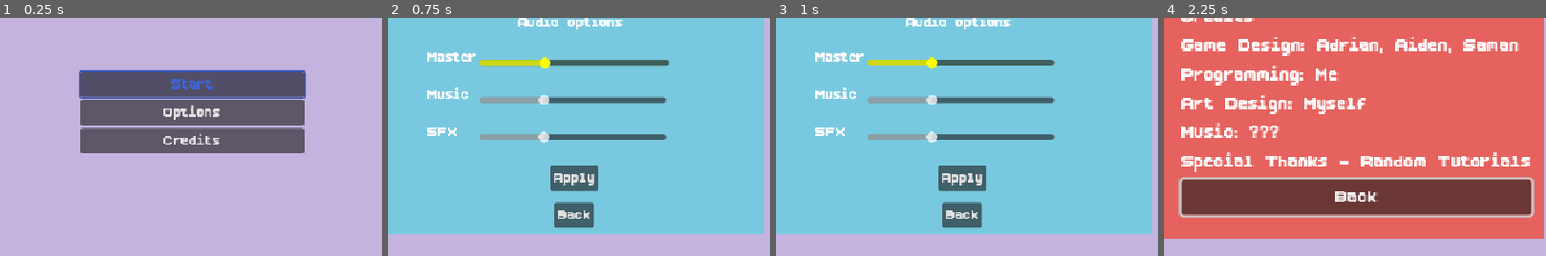
Above: before the commit, frames 1-4 (left to right).
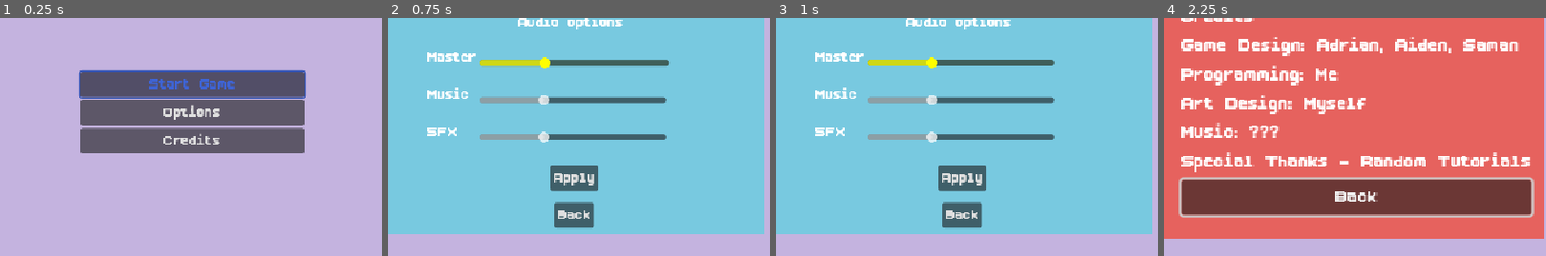
Above: after the commit, the same moments.

Repository: SirWadles/Untitled-Deck-Builder
Game: Godot game, scene res://scenes/main_menu.tscn
Same seed, same stepped clock (60 frames per second), same inputs: the game is played once before the commit and once after it.
Inputs:
- Up to frame 1 (0.25 s): no input
- Up to frame 2 (0.75 s): click "Options" at 0.5 s
- Up to frame 3 (1 s): no input
- Up to frame 4 (2.25 s): click "Apply" at 1.25 s; click "Credits" at 2 s
The pictures show only the part of the screen within x 25-75%, y 30-80%; the shares and areas given below are measured in that part.

The runs differ from the first frame. In frame 1, 0.7% of the frame differs, in the area x 39-62%, y 25-30%; in frame 2, nothing differs; in frame 3, nothing differs; in frame 4, nothing differs.

Commit message:
Translations (WIP)
Translations

Diff:
--- a/project.godot
+++ b/project.godot
@@ -27,6 +27,7 @@
 RelicManager="*res://scripts/relic_manager.gd"
 CharacterData="*res://scripts/character_data.gd"
 GlobalInputHandler="*res://scripts/global_input_handler.gd"
+TranslationManager="*res://translation_manager.gd"
 
 [display]
 
--- a/scenes/main_menu.tscn
+++ b/scenes/main_menu.tscn
@@ -1,8 +1,9 @@
-[gd_scene load_steps=10 format=3 uid="uid://ddgtnbpobb7o5"]
+[gd_scene load_steps=11 format=3 uid="uid://ddgtnbpobb7o5"]
 
 [ext_resource type="Script" uid="uid://wjiyap1g6tox" path="res://scripts/main_menu.gd" id="1_ekxnf"]
 [ext_resource type="FontFile" uid="uid://ck0hm2v3474rj" path="res://fonts/boldpixels/BoldPixels.ttf" id="1_l6cm7"]
 [ext_resource type="AudioStream" uid="uid://hribpwcyk1y4" path="res://sounds/ui/ui_main_button_climb.wav" id="3_8ln24"]
+[ext_resource type="Script" uid="uid://bvep4qhdip6ig" path="res://scripts/TranslatableButton.gd" id="3_jk1qb"]
 [ext_resource type="AudioStream" uid="uid://omssi1qfuq8h" path="res://sounds/ui/ui_main_button_invalid.wav" id="4_rtw2f"]
 [ext_resource type="AudioStream" uid="uid://bfaxysfie3laa" path="res://sounds/ui/ui_main_button_back.wav" id="5_oa1go"]
 [ext_resource type="AudioStream" uid="uid://csu04si0bluyt" path="res://sounds/songs/Ossatura - OPENER DRAFT 2(1).mp3" id="6_oa1go"]
@@ -64,18 +65,24 @@
 theme_override_fonts/font = ExtResource("1_l6cm7")
 theme_override_font_sizes/font_size = 24
 text = "Start"
+script = ExtResource("3_jk1qb")
+translation_key = "start_game"
 
 [node name="OptionsButton" type="Button" parent="VBoxContainer"]
 layout_mode = 2
 theme_override_fonts/font = ExtResource("1_l6cm7")
 theme_override_font_sizes/font_size = 24
 text = "Options"
+script = ExtResource("3_jk1qb")
+translation_key = "options"
 
 [node name="CreditButton" type="Button" parent="VBoxContainer"]
 layout_mode = 2
 theme_override_fonts/font = ExtResource("1_l6cm7")
 theme_override_font_sizes/font_size = 24
 text = "Credits"
+script = ExtResource("3_jk1qb")
+translation_key = "credits"
 
 [node name="Audio" type="Node2D" parent="."]
 
--- /dev/null
+++ b/scripts/TranslatableButton.gd
@@ -0,0 +1,14 @@
+extends Button
+
+@export var translation_key: String = ""
+
+func _ready():
+	add_to_group("translatable")
+	update_translation()
+
+	if TranslationManager.has_signal("language_changed"):
+		TranslationManager.language_changed.connect(update_translation)
+
+func update_translation():
+	if translation_key != "":
+		text = TranslationManager.translate(translation_key)
--- /dev/null
+++ b/scripts/TranslatableLabel.gd
@@ -0,0 +1,14 @@
+extends Label
+
+@export var translation_key: String = ""
+
+func _ready():
+	add_to_group("translatable")
+	update_translation()
+
+	if TranslationManager.has_signal("language_changed"):
+		TranslationManager.language_changed.connect(update_translation)
+
+func update_translation():
+	if translation_key != "":
+		text = TranslationManager.translate(translation_key)
--- a/scripts/main_menu.gd
+++ b/scripts/main_menu.gd
@@ -36,6 +36,11 @@
 
 	_setup_focus_neighbors()
 	_setup_initial_focus()
+
+	TranslationManager.language_changed.connect(_on_language_changed)
+
+func _on_language_changed():
+	pass
 
 func _setup_initial_focus():
 	await get_tree().process_frame
--- /dev/null
+++ b/translation_manager.gd
@@ -0,0 +1,69 @@
+extends Node
+
+signal language_changed
+
+var current_language: String = "ja"
+var translations: Dictionary = {}
+
+func _ready():
+	load_translations()
+	load_saved_language()
+
+func load_translations():
+	translations = {
+		"en": {
+			"start_game": "Start Game",
+			"options": "Options",
+			"credits": "Credits",
+			"back": "Back",
+			"apply": "Apply",
+
+			"master_volume": "Master Volume",
+			"music_volume": "Music Volume",
+			"sfx_volume": "SFX Volume"
+
+
+		},
+		"ja": {
+			"start_game": "ゲーム開始",
+			"options": "オプション",
+			"credits": "クレジット",
+			"back": "戻る",
+			"apply": "適用",
+
+			"master_volume": "マスタ音量",
+			"music_volume": "音楽音量",
+			"sfx_volume": "効果音音量"
+
+
+		}
+	}
+
+func translate(key: String) -> String:
+	if translations.has(current_language) and translations[current_language].has(key):
+		return translations[current_language][key]
+	elif translations["en"].has(key):
+		return translations["en"][key]
+	else:
+		return "MISSING: " + key
+
+func set_language(lang: String):
+	if translations.has(lang):
+		current_language = lang
+		save_language()
+		language_changed.emit()
+
+func get_available_languages() -> Array:
+	return translations.keys()
+
+func save_language():
+	var config = ConfigFile.new()
+	config.set_value("settings", "language", current_language)
+	config.save("user://settings.cfg")
+
+func load_saved_language():
+	var config = ConfigFile.new()
+	if config.load("user://settings.cfg") == OK:
+		current_language = config.get_value("settings", "language", "en")
+	else:
+		current_language = "en"
Not shown, added: scripts/TranslatableButton.gd.uid
Not shown, added: scripts/TranslatableLabel.gd.uid
Not shown, added: translation_manager.gd.uid
